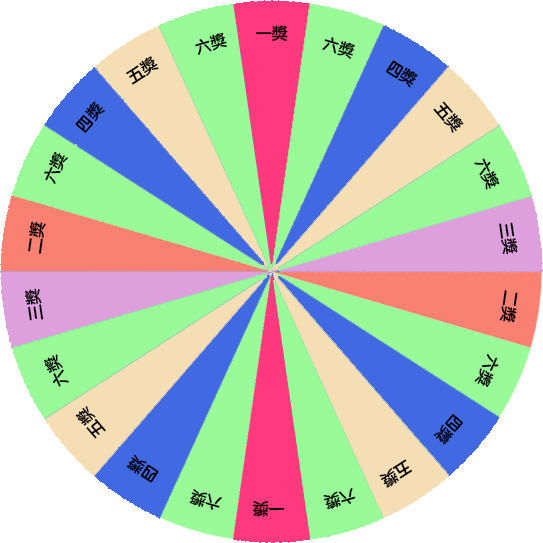
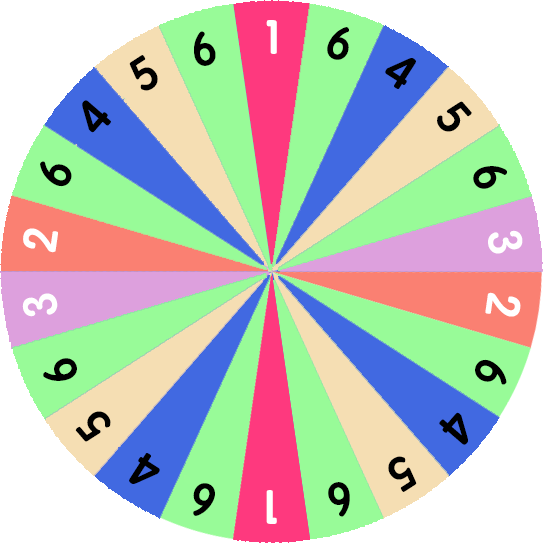
Layer changes from the first 543×543 image to the second:
renamed "六獎" to "6", painted on it over [194, 31, 227, 66]
renamed "五獎" to "5", painted on it over [126, 55, 159, 91]
renamed "四獎" to "4", painted on it over [75, 100, 111, 133]
renamed "六獎" to "6", painted on it over [40, 151, 72, 187]
renamed "二獎" to "2", painted on it over [23, 221, 58, 254]
renamed "三獎" to "3", painted on it over [22, 288, 58, 321]
renamed "六獎" to "6", painted on it over [43, 354, 77, 387]
renamed "五獎" to "5", painted on it over [75, 406, 111, 442]
renamed "四獎" to "4", painted on it over [126, 453, 160, 484]
renamed "六獎" to "6", painted on it over [189, 483, 222, 516]
renamed "一獎" to "1", painted on it over [252, 490, 285, 524]
renamed "六獎" to "6", painted on it over [323, 482, 356, 517]
renamed "五獎" to "5", painted on it over [379, 456, 417, 492]
renamed "四獎" to "4", painted on it over [433, 412, 468, 445]
renamed "六獎" to "6", painted on it over [474, 354, 507, 387]
renamed "二獎" to "2", painted on it over [485, 290, 521, 323]
renamed "三獎" to "3", painted on it over [488, 222, 523, 255]
renamed "六獎" to "6", painted on it over [473, 158, 507, 190]
renamed "五獎" to "5", painted on it over [433, 101, 472, 133]
renamed "四獎" to "4", painted on it over [385, 58, 418, 89]
renamed "六獎" to "6", painted on it over [322, 27, 355, 60]
renamed "一獎" to "1", painted on it over [256, 20, 288, 54]
